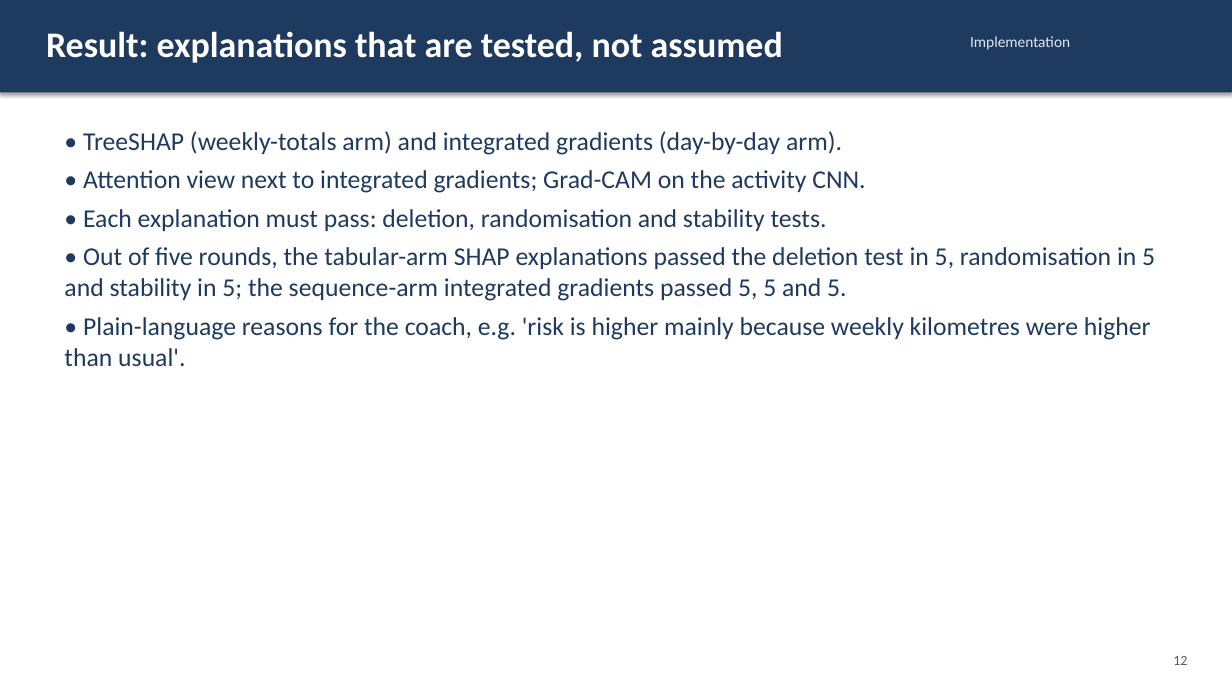
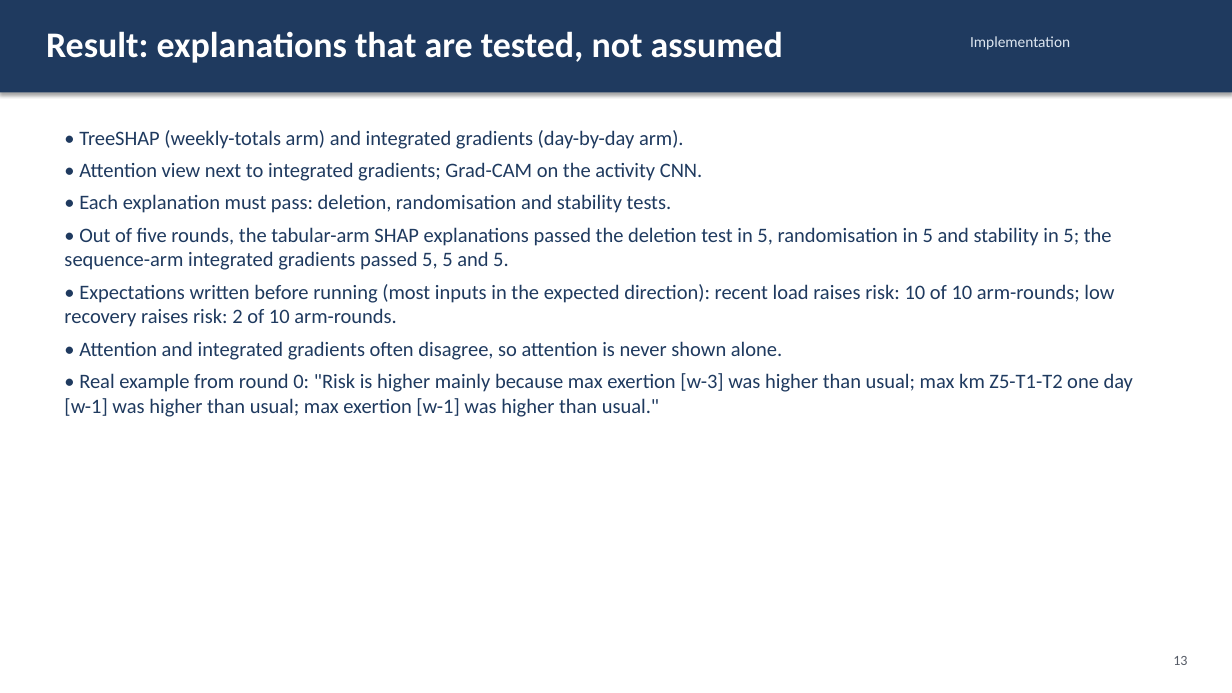
Before and after one commit to NamanJain017/SynAthlete-AIoT, a slide deck: slide 13 of slides/review2.pptx (slide 12 before the commit). Drawn at 1232x693 pixels with LibreOffice and Linux fonts; fonts in the diff are those of the drawing. Boxes give left, top, right and bottom in pixels: in the first picture for what was removed or moved away, otherwise in the second. Text is boxed around its words. In the diff, an @@ line names an element or a change of style, - is before the commit and + after.

```diff
--- a/slides/review2.pptx
+++ b/slides/review2.pptx
@@ text at (x1=64, y1=130, x2=1112, y2=270): size 20 to 16 pt in "• TreeSHAP (weekly-totals arm) and integrated gradients ...", "• Attention view next to integrated gradients; ...", "• Each explanation must pass: deletion, randomisation ...", "• Out of five rounds, the tabular-arm ..." @@
@@ text at (x1=64, y1=284, x2=1133, y2=417): text changed; size 20 to 16 pt @@
-• Plain-language reasons for the coach, e.g. 'risk is higher mainly because weekly kilometres were higher than usual'.
+• Expectations written before running (most inputs in the expected direction): recent load raises risk: 10 of 10 arm-rounds; low recovery raises risk: 2 of 10 arm-rounds.
+• Attention and integrated gradients often disagree, so attention is never shown alone.
+• Real example from round 0: "Risk is higher mainly because max exertion [w-3] was higher than usual; max km Z5-T1-T2 one day [w-1] was higher than usual; max exertion [w-1] was higher than usual."
```
Also in this commit, not shown: 9 other slides changed, 1 slide added, 3 other files.
